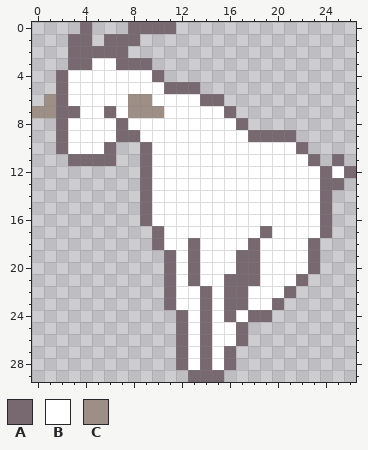
Pixel-art sprite, stored at assets/goat.gif. The picture above was drawn from the file before the commit.
The file is 54x60 pixels, drawn in blocks of 2x2; one block is one cell here.
Palette (. is transparent): A #78686f  B #ffffff  C #9e8f86
Pixels before, first column x 0:
 0 ....A...AAAA...............
 1 ...AA.AAA..................
 2 ...AAAAA...................
 3 ...AABBAAA.................
 4 ..ABBBBBBBA................
 5 ..ABBBBBBBBAAA.............
 6 .CABBBBBCCBBBBAA...........
 7 CCAABBABCCCBBBBBA..........
 8 ..ABBBBABBBBBBBBBA.........
 9 ..ABBBBAABBBBBBBBBAAAA.....
10 ..ABBBA..ABBBBBBBBBBBBA....
11 ...AAAA..ABBBBBBBBBBBBBA.A.
12 .........ABBBBBBBBBBBBBBABA
13 .........ABBBBBBBBBBBBBBAA.
14 .........ABBBBBBBBBBBBBBA..
15 .........ABBBBBBBBBBBBBBA..
16 .........ABBBBBBBBBBBBBBA..
17 ..........ABBBBBBBBABBBBA..
18 ..........ABBABBBBABBBBA...
19 ...........ABABBBAABBBBA...
20 ...........ABABBBAABBBBA...
21 ...........ABABBAAABBBA....
22 ...........ABBABAABBBA.....
23 ...........ABBABAABBA......
24 ............ABABABAA.......
25 ............ABABBA.........
26 ............ABABBA.........
27 ............ABABA..........
28 ............ABABA..........
29 .............AAA...........
And afterwards:
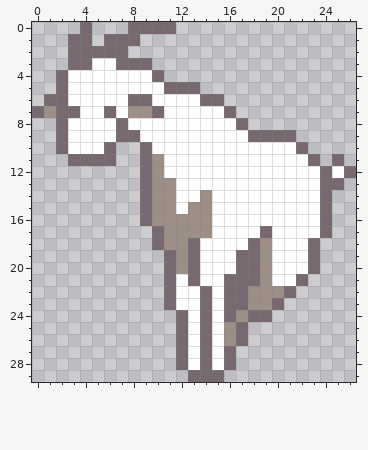
Diff:
Colour C becomes colour A in row 6 at x 1 and 8 to 9; in row 7 at x 0 and 10.
Colour B becomes colour C in rows 11 to 12 at x 10; in row 13 at x 10 to 11; in row 14 at x 10 to 11 and 14; in row 15 at x 10 to 11 and 13 to 14; in row 16 at x 10 to 14; in row 17 at x 11 to 14.
Colour B becomes colour C in row 18 at x 11 to 12 and 19; in rows 19 to 20 at x 12 and 19; in row 21 at x 19; in row 22 at x 18 to 20; in row 23 at x 18 to 19; in row 24 at x 17.
Colour B becomes colour C in rows 25 to 26 at x 16.
